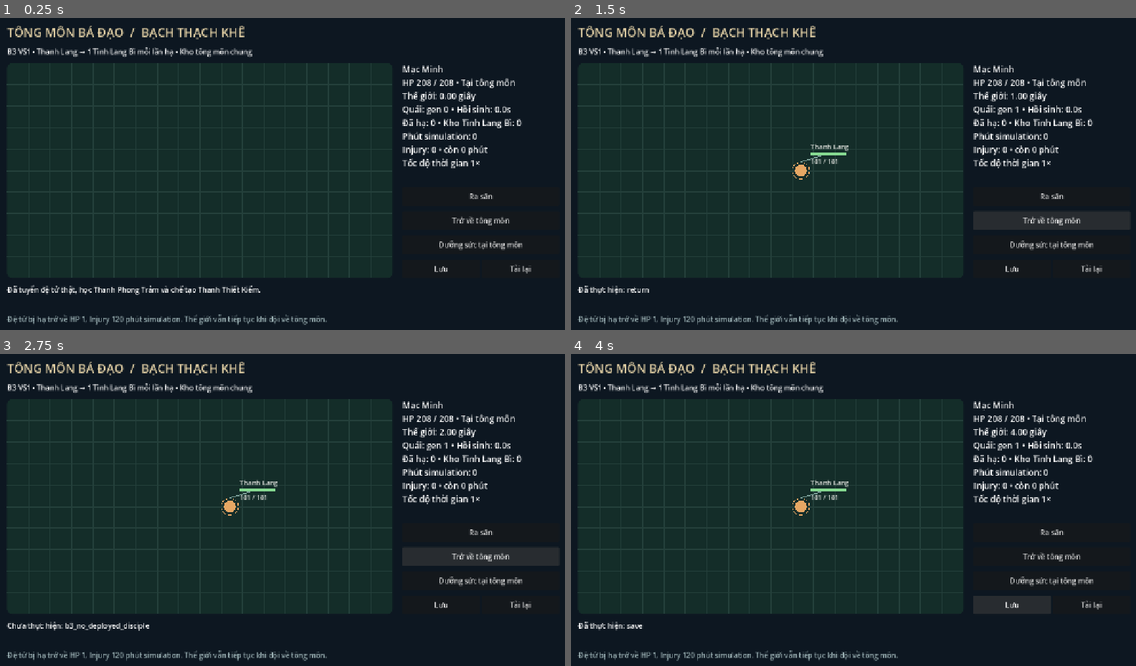
Above: before the commit, frames 1-4 (two rows, left to right).
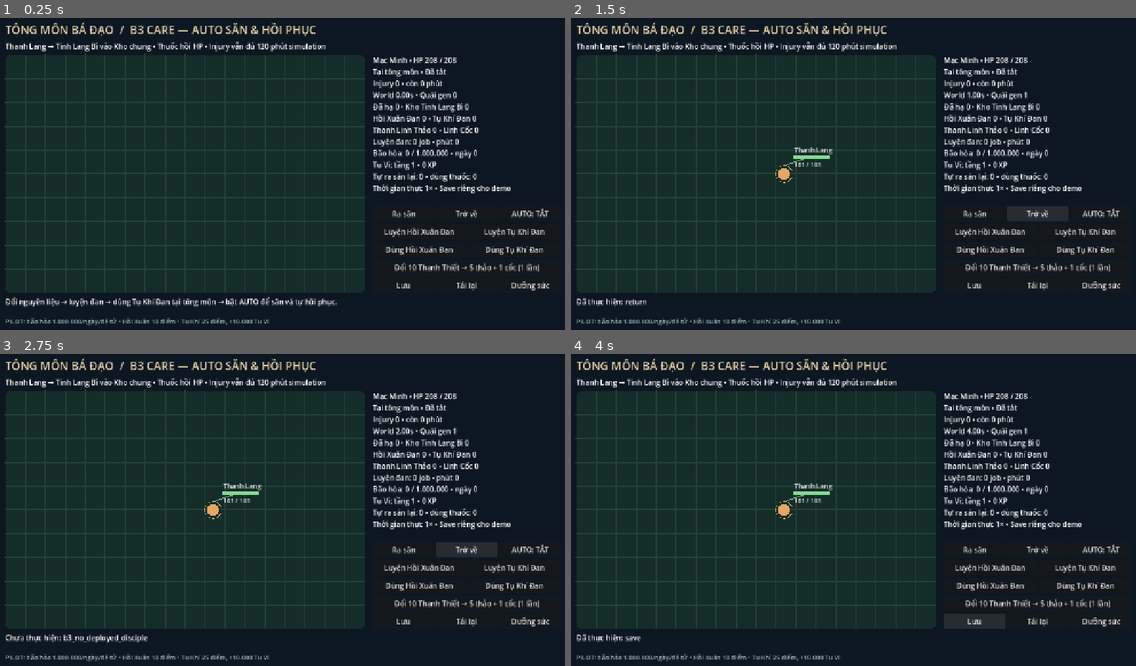
Above: after the commit, the same moments.

Repository: vuanhtuan161094-byte/TongMonBaDao
Game: Godot game, scene res://scenes/b3_playable_hunt.tscn
The game is run twice, just before and just after one commit, with the same random seed, the same clock (stepped at 60 frames per second) and the same inputs. This scene is started directly instead of the project's main scene.
Inputs (mouse positions are in pixels of both pictures, inside the frame that each line leads up to):
- Up to frame 1 (0.25 s): no input
- Up to frame 2 (1.5 s): click "Ra săn" at 0.5 s; click (1051, 220) at 1.25 s, where only the run before the commit has a clickable "Trở về tông môn"
- Up to frame 3 (2.75 s): click (468, 550) at 2 s, where only the run after the commit has a clickable "Trở về"
- Up to frame 4 (4 s): click (1051, 581) at 2.75 s, where only the run before the commit has a clickable "Dưỡng sức tại tông môn"; click "Lưu" at 3.5 s

The runs differ from the first frame. In frame 1, 10% of the frame differs, in the area x 0-98%, y 1-99%; in frame 2, 10%; in frame 3, 10%, in the area x 0-99%, y 1-99%; in frame 4, 10%.

Commit message:
Integrate B3 6/7: B3 CARE: playable AUTO and pill controls with recorded GUI acceptance loop [skip ci]
Source-commit: f14b01f4f08e69135a73817015238549be17606f
Source-parent: 088aaf1539f581e5a53093504b70c624cc53d25b
Source-bundle-SHA256: 7789a9fd916a61ec7238a6190c214b27563916b8d3e84a9a4bfccd33be13be8f

GitHub API replay preserves each source step and exact blobs. Original author/time/history remain in the verified full local bundle; this integration commit has its own SHA. No gameplay edit from the accepted source.

Diff:
--- a/godot/src/presentation/b3_playable_hunt.gd
+++ b/godot/src/presentation/b3_playable_hunt.gd
@@ -4,15 +4,17 @@
 var disciple_id: StringName
 var status: Label
 var facts: Label
+var auto_button: Button
 var arena: HuntView
 var message := ""
 var poll_elapsed := 0.0
-var proof_elapsed := 0.0
+var path := "user://b3_care_playable_demo.json"
 var proof_dir := ""
-var proof_start := 1800000000
+var proof_now := 1800000000
 var proof_stage := 0
+var proof_busy := false
 var proof_done := false
-var path := "user://b3_vs1_playable_demo.json"
+var proof_evidence: Dictionary = {"clock":"canonical injected acceptance interval; normal GUI is 1x"}
 
 class HuntView:
     extends Control
@@ -52,10 +54,8 @@
 
 func _ready() -> void:
     for arg in OS.get_cmdline_user_args():
-        if arg.begins_with("--b3-proof-dir="):
-            proof_dir = arg.trim_prefix("--b3-proof-dir=")
-    if not proof_dir.is_empty():
-        path = "user://b3_proof_%d.json" % Time.get_ticks_msec()
+        if arg.begins_with("--b3-proof-dir="): proof_dir = arg.trim_prefix("--b3-proof-dir=")
+    if not proof_dir.is_empty(): path = "user://b3_care_proof_%d.json" % Time.get_ticks_usec()
     _build_ui()
     var result := runtime.start(path,_now(),930211,10)
     if not result["ok"]:
@@ -66,11 +66,21 @@
     var setup := B3DemoSetup.prepare(runtime)
     if not setup["ok"]:
         message = str(setup)
-    else:
-        disciple_id = setup["disciple_id"]
-        message = "Đã tuyển đệ tử thật, học Thanh Phong Trảm và chế tạo Thanh Thiết Kiếm."
+        _refresh()
+        return
+    disciple_id = setup["disciple_id"]
+    var d: DiscipleState = runtime.state().disciples[disciple_id]
+    if runtime.state().sect.b3_hunt.is_empty() and d.current_action == &"HOLD":
+        WorkforceSystem.new().issue_command(runtime.state(),d.id,WorkforceSystem.COMMAND_HOLD,"",1000000)
+    message = "Đổi nguyên liệu → luyện đan → dùng Tụ Khí Đan tại tông môn → bật AUTO để săn và tự hồi phục."
     if not proof_dir.is_empty():
-        message = str(B3HuntWorld.begin(runtime.owner,disciple_id))
+        result = B3MedicalAutoplayV1.buy_demo_inputs(runtime.owner)
+        if result["ok"]: result = B3MedicalAutoplayV1.craft(runtime.owner,&"tu_khi_dan",1,disciple_id)
+        if not result["ok"]:
+            _proof_fail(result)
+            return
+        proof_evidence["tu_khi_job"] = result["job"]
+        proof_now += int(result["finish_tick"])*60
     _refresh()
 
 func _build_ui() -> void:
@@ -80,81 +90,104 @@
     add_child(bg)
     var margin := MarginContainer.new()
     margin.set_anchors_and_offsets_preset(Control.PRESET_FULL_RECT)
-    for side in ["left","top","right","bottom"]:
-        margin.add_theme_constant_override("margin_"+side,24)
+    for side in ["left","top","right","bottom"]: margin.add_theme_constant_override("margin_"+side,20)
     add_child(margin)
     var column := VBoxContainer.new()
-    column.add_theme_constant_override("separation",14)
+    column.add_theme_constant_override("separation",8)
     margin.add_child(column)
     var title := Label.new()
-    title.text = "TÔNG MÔN BÁ ĐẠO  /  BẠCH THẠCH KHÊ"
-    title.add_theme_font_size_override("font_size",27)
+    title.text = "TÔNG MÔN BÁ ĐẠO  /  B3 CARE — AUTO SĂN & HỒI PHỤC"
+    title.add_theme_font_size_override("font_size",25)
     title.add_theme_color_override("font_color",Color("e5d2a6"))
     column.add_child(title)
     var subtitle := Label.new()
-    subtitle.text = "B3 VS1 • Thanh Lang → 1 Tinh Lang Bì mỗi lần hạ • Kho tông môn chung"
+    subtitle.text = "Thanh Lang → Tinh Lang Bì vào Kho chung • Thuốc hồi HP • Injury vẫn đủ 120 phút simulation"
     column.add_child(subtitle)
     var row := HBoxContainer.new()
     row.size_flags_vertical = Control.SIZE_EXPAND_FILL
-    row.add_theme_constant_override("separation",22)
+    row.add_theme_constant_override("separation",18)
     column.add_child(row)
     arena = HuntView.new()
     arena.size_flags_horizontal = Control.SIZE_EXPAND_FILL
-    arena.custom_minimum_size = Vector2(700,390)
+    arena.custom_minimum_size = Vector2(640,350)
     row.add_child(arena)
     var side := VBoxContainer.new()
-    side.custom_minimum_size.x = 350
-    side.add_theme_constant_override("separation",12)
+    side.custom_minimum_size.x = 420
+    side.add_theme_constant_override("separation",6)
     row.add_child(side)
     facts = Label.new()
-    facts.add_theme_font_size_override("font_size",19)
+    facts.add_theme_font_size_override("font_size",16)
     facts.size_flags_vertical = Control.SIZE_EXPAND_FILL
     side.add_child(facts)
-    _button(side,"Ra săn",func(): _command("hunt"))
-    _button(side,"Trở về tông môn",func(): _command("return"))
-    _button(side,"Dưỡng sức tại tông môn",func(): _command("rest"))
+    var actions := HBoxContainer.new()
+    side.add_child(actions)
+    _button(actions,"Ra săn","hunt")
+    _button(actions,"Trở về","return")
+    auto_button = _button(actions,"AUTO: TẮT","auto")
+    var recipes := HBoxContainer.new()
+    side.add_child(recipes)
+    _button(recipes,"Luyện Hồi Xuân Đan","craft_heal")
+    _button(recipes,"Luyện Tụ Khí Đan","craft_tuvi")
+    var pills := HBoxContainer.new()
+    side.add_child(pills)
+    _button(pills,"Dùng Hồi Xuân Đan","heal")
+    _button(pills,"Dùng Tụ Khí Đan","tuvi")
+    _button(side,"Đổi 10 Thanh Thiết → 5 thảo + 1 cốc (1 lần)","inputs")
     var saves := HBoxContainer.new()
     side.add_child(saves)
-    _button(saves,"Lưu",func(): _command("save"))
-    _button(saves,"Tải lại",func(): _command("reload"))
+    _button(saves,"Lưu","save")
+    _button(saves,"Tải lại","reload")
+    _button(saves,"Dưỡng sức","rest")
     status = Label.new()
     status.autowrap_mode = TextServer.AUTOWRAP_WORD_SMART
-    status.custom_minimum_size.y = 52
+    status.custom_minimum_size.y = 38
     column.add_child(status)
     var footer := Label.new()
-    footer.text = "Đệ tử bị hạ trở về HP 1, Injury 120 phút simulation. Thế giới vẫn tiếp tục khi đội về tông môn."
+    footer.text = "PILOT: bão hòa 1.000.000/ngày/đệ tử • Hồi Xuân 10 điểm • Tụ Khí 25 điểm, +10.000 Tu Vi"
+    footer.add_theme_font_size_override("font_size",14)
     footer.add_theme_color_override("font_color",Color("9fb5b8"))
     column.add_child(footer)
 
-func _button(parent: Node, text: String, action: Callable) -> void:
+func _button(parent: Node, text: String, kind: String) -> Button:
     var button := Button.new()
     button.text = text
-    button.custom_minimum_size.y = 42
+    button.custom_minimum_size.y = 34
     button.size_flags_horizontal = Control.SIZE_EXPAND_FILL
-    button.pressed.connect(action)
+    button.pressed.connect(func(): _command(kind))
     parent.add_child(button)
+    return button
 
 func _now() -> int:
-    return int(Time.get_unix_time_from_system()) if proof_dir.is_empty() else proof_start+int(proof_elapsed*24.0)
+    return int(Time.get_unix_time_from_system()) if proof_dir.is_empty() else proof_now
 
 func _command(kind: String) -> void:
     if runtime.state() == null or disciple_id == &"": return
-    if ["hunt","return","rest"].has(kind):
-        var caught_up := runtime.poll(_now(),10)
-        if not caught_up["ok"] or (not runtime.state().sect.b3_hunt.is_empty() and runtime.state().runtime_unconsumed_wall_seconds >= 0.25):
-            message = "Đang xử lý thời gian offline; vui lòng chờ trước khi ra/về săn."
-            _refresh()
-            return
-    var result: Dictionary
+    var advanced := runtime.poll(_now(),10)
+    if not advanced["ok"] or not B3MedicalAutoplayV1.command_ready(runtime.owner):
+        message = "Đang xử lý offline hoặc chờ ghi save: "+str(advanced.get("reason","vui lòng chờ"))
+        _refresh()
+        return
+    var state := runtime.state()
+    var d: DiscipleState = state.disciples[disciple_id]
+    var result: Dictionary = {"ok":false}
     match kind:
         "hunt": result = B3HuntWorld.begin(runtime.owner,disciple_id)
         "return": result = B3HuntWorld.return_to_sect(runtime.owner)
+        "auto":
+            var enabled := bool(state.sect.b3_hunt.get("care",{}).get("auto_hunt",false))
+            result = B3HuntWorld.begin(runtime.owner,disciple_id) if state.sect.b3_hunt.is_empty() else {"ok":true}
+            if result["ok"]: result = B3MedicalAutoplayV1.configure(runtime.owner,disciple_id,not enabled)
+        "inputs": result = B3MedicalAutoplayV1.buy_demo_inputs(runtime.owner)
+        "craft_heal","craft_tuvi":
+            var hall := BuildingSystem.new().primary_building(state,BuildingSystem.TYPE_ALCHEMY_HALL)
+            var sequence := int(hall.production_state.get("b3_command",{}).get("sequence",0))+1 if hall != null else 1
+            result = B3MedicalAutoplayV1.craft(runtime.owner,&"hoi_xuan_dan" if kind == "craft_heal" else &"tu_khi_dan",sequence,disciple_id)
+        "heal","tuvi": result = B3MedicalAutoplayV1.use_pill(runtime.owner,disciple_id,&"hoi_xuan_dan" if kind == "heal" else &"tu_khi_dan",B3PillSatietyV1.next_sequence(d))
         "save": result = runtime.save(_now(),10)
         "rest":
-            var d: DiscipleState = runtime.state().disciples[disciple_id]
-            var ok := WorkforceSystem.new().issue_command(runtime.state(),disciple_id,WorkforceSystem.COMMAND_REST,"",1000000)
+            var ok := WorkforceSystem.new().issue_command(state,disciple_id,WorkforceSystem.COMMAND_REST,"",1000000)
             if ok: d.current_action = &"EVALUATE"
-            result = {"ok":ok}
+            result = B3MedicalAutoplayV1.commit_owner(runtime.owner) if ok else {"ok":false,"reason":"disciple_busy"}
         "reload":
             var reloaded := LiveGameRuntimeV2.new()
             result = reloaded.start(path,_now(),930211,10)
@@ -163,15 +196,15 @@
     _refresh()
 
 func _process(delta: float) -> void:
-    proof_elapsed += delta
     poll_elapsed += delta
     if runtime.state() == null or poll_elapsed < 0.25: return
     poll_elapsed = 0.0
+    if not proof_dir.is_empty():
+        if not proof_busy and not proof_done: _proof_step()
+        return
     var result := runtime.poll(_now(),10)
     if not result["ok"]: message = str(result)
     _refresh()
-    if not proof_dir.is_empty() and not proof_done:
-        _proof()
 
 func _refresh() -> void:
     status.text = message
@@ -183,9 +216,8 @@
     if d == null: return
     var w := state.sect.b3_hunt
     var time := 0.0
+    var paid := 0
     var generation := 0
-    var paid := 0
-    var respawn := 0.0
     if not w.is_empty():
         var restored := B3HuntWorld.restore(state)
         if restored["ok"]:
@@ -193,53 +225,114 @@
             time = arena.battle.now
             generation = int(w["slot"]["generation"])
             paid = int(w["slot"]["paid_generation"])
-            respawn = maxf(0.0,float(w["slot"]["due_at"])-time)
     arena.queue_redraw()
-    facts.text = "%s\nHP %.0f / %.0f • %s\nThế giới: %.2f giây\nQuái: gen %d • Hồi sinh: %.1fs\nĐã hạ: %d • Kho Tinh Lang Bì: %d\nPhút simulation: %d\nInjury: %d • còn %d phút\n%s" % [d.display_name,d.hp,d.max_hp,
-        "Đang săn" if not d.active_pve_encounter_id.is_empty() else "Tại tông môn",time,generation,respawn,paid,
-        WarehouseSystem.new().quantity(state,B3PilotContent.RESOURCE),state.tick,d.injury_level,maxi(0,d.injury_recover_at_tick-state.tick),
-        "Chế độ chứng minh • clock ×24" if not proof_dir.is_empty() else "Tốc độ thời gian 1×"]
-
-func _proof() -> void:
+    var care: Dictionary = w.get("care",{})
+    var wh := WarehouseSystem.new()
+    var hall := BuildingSystem.new().primary_building(state,BuildingSystem.TYPE_ALCHEMY_HALL)
+    var jobs := BuildingSystem.new().alchemy_jobs(state,hall).size() if hall != null else 0
+    auto_button.text = "AUTO: BẬT" if care.get("auto_hunt",false) else "AUTO: TẮT"
+    var labels := {"HUNTING":"Đang săn","INJURY_WAIT":"Chờ Injury hồi phục","PILL_RECOVERY":"Đã dùng thuốc hồi HP","REST_RECOVERY":"Đang nghỉ dưỡng","OFF":"Đã tắt","READY":"Sẵn sàng","MANUAL_PAUSE":"Tạm dừng khi trở về","BUSY":"Đang có công việc khác"}
+    var mode := str(care.get("status","OFF"))
+    var c: Dictionary = d.v2_realm_progress.get("cultivation",{})
+    facts.text = "%s • HP %.0f / %.0f\n%s • %s\nInjury %d • còn %d phút\nWorld %.2fs • Quái gen %d\nĐã hạ %d • Kho Tinh Lang Bì %d\nHồi Xuân Đan %d • Tụ Khí Đan %d\nThanh Linh Thảo %d • Linh Cốc %d\nLuyện đan: %d job • phút %d\nBão hòa: %d / 1.000.000 • ngày %d\nTu Vi: tầng %d • %.0f XP\nTự ra săn lại: %d • dùng thuốc: %d\n%s" % [d.display_name,d.hp,d.max_hp,
+        "Bạch Thạch Khê" if not d.active_pve_encounter_id.is_empty() else "Tại tông môn",labels.get(mode,mode),d.injury_level,maxi(0,d.injury_recover_at_tick-state.tick),time,generation,paid,wh.quantity(state,B3PilotContent.RESOURCE),wh.quantity(state,&"hoi_xuan_dan"),wh.quantity(state,&"tu_khi_dan"),wh.quantity(state,&"thanh_linh_thao"),wh.quantity(state,&"linh_coc"),jobs,state.tick,B3PillSatietyV1.spent_today(state,d),int(state.tick/1440),int(c.get("floor",0)),float(c.get("xp",0.0)),int(care.get("auto_deploys",0)),int(care.get("heals",0)),"Nghiệm thu: tăng tốc clock canonical" if not proof_dir.is_empty() else "Thời gian thực 1× • Save riêng cho demo"]
+
+func _proof_fail(result: Dictionary) -> void:
+    proof_done = true
+    set_process(false)
+    message = "Nghiệm thu thất bại: "+str(result)
+    push_error("B3 CARE GUI PROOF FAIL "+str(result))
+    _refresh()
+    get_tree().quit(1)
+
+func _capture(name: String) -> void:
+    _refresh()
+    await RenderingServer.frame_post_draw
+    get_viewport().get_texture().get_image().save_png(proof_dir.path_join(name+".png"))
+    DirAccess.copy_absolute(ProjectSettings.globalize_path(path),proof_dir.path_join(name+".json"))
+
+func _proof_step() -> void:
+    proof_busy = true
+    var result := runtime.poll(proof_now,10)
+    if not result["ok"]:
+        _proof_fail(result)
+        return
+    _refresh()
+    if runtime.state().runtime_unconsumed_wall_seconds >= 0.25:
+        proof_busy = false
+        return
     var state := runtime.state()
-    var w := state.sect.b3_hunt
-    if w.is_empty(): return
     var d: DiscipleState = state.disciples[disciple_id]
-    if proof_stage == 0 and arena.battle.now >= 120.0:
-        _command("save")
-        _command("reload")
-        _command("rest")
-        # Test-only injected wall interval; same persisted canonical clock.
-        proof_start += 120*60
-        proof_stage = 1
-    if proof_stage == 1 and state.runtime_unconsumed_wall_seconds < 0.25 and d.injury_level == 0 and d.hp >= d.max_hp:
-        WorkforceSystem.new().issue_command(state,disciple_id,WorkforceSystem.COMMAND_HOLD,"",1000000)
-        d.current_action = &"HOLD"
-        _command("hunt")
-        proof_stage = 2
-    elif proof_stage == 1:
-        WorkforceSystem.new().issue_command(state,disciple_id,WorkforceSystem.COMMAND_REST,"",1000000)
-        if not [&"EVALUATE",&"REST"].has(d.current_action): d.current_action = &"EVALUATE"
-        if state.runtime_unconsumed_wall_seconds < 0.25: proof_start += 60
-    if proof_stage == 2 and int(w["slot"]["paid_generation"]) >= 3:
-        proof_done = true
-        _capture_proof()
-
-func _capture_proof() -> void:
-    set_process(false)
-    message = "Đã chứng minh ≥3 kill thật, Kho thật, tải lại và hồi phục — cùng một thế giới."
-    _refresh()
-    await RenderingServer.frame_post_draw
-    var image := get_viewport().get_texture().get_image()
-    image.save_png(proof_dir.path_join("B3_PLAYABLE_DEMO.png"))
-    runtime.save(_now(),10)
-    var state := runtime.state()
-    var summary := {"world_id":state.sect.b3_hunt["world_id"],"seconds":arena.battle.now,
-        "kills":state.sect.b3_hunt["slot"]["paid_generation"],"warehouse_tinh_lang_bi":WarehouseSystem.new().quantity(state,B3PilotContent.RESOURCE),
-        "save_path":ProjectSettings.globalize_path(path),"invariants":state.validate_invariants()}
-    var file := FileAccess.open(proof_dir.path_join("B3_DEMO_RUN.json"),FileAccess.WRITE)
-    file.store_string(JSON.stringify(summary,"  "))
-    file.close()
-    print("B3 STANDALONE DEMO PROOF PASS ",JSON.stringify(summary))
-    await get_tree().create_timer(1.5).timeout
-    get_tree().quit()
+    match proof_stage:
+        0:
+            result = B3MedicalAutoplayV1.use_pill(runtime.owner,disciple_id,&"tu_khi_dan",1)
+            if result["ok"]:
+                proof_evidence["tuvi_receipt"] = result["receipt"]
+                result = B3MedicalAutoplayV1.craft(runtime.owner,&"hoi_xuan_dan",2,disciple_id)
+            if result["ok"]:
+                proof_evidence["hoi_xuan_job"] = result["job"]
+                proof_now = 1800000000+int(result["finish_tick"])*60
+                proof_stage = 1
+        1:
+            result = B3MedicalAutoplayV1.commit_owner(runtime.owner)
+            if result["ok"]:
+                message = "Đã luyện hai loại đan bằng nguyên liệu thật; Tụ Khí Đan đã tăng đúng 10.000 Tu Vi."
+                await _capture("CARE_01_ALCHEMY_TUVI")
+                result = B3HuntWorld.begin(runtime.owner,disciple_id)
+            if result["ok"]: result = B3MedicalAutoplayV1.configure(runtime.owner,disciple_id,true)
+            if result["ok"]:
+                proof_evidence["world_id"] = state.sect.b3_hunt["world_id"]
+                proof_now += 15
+                proof_stage = 2
+        2:
+            if d.injury_level == 0:
+                proof_now += 15
+            else:
+                proof_evidence["defeat"] = state.sect.b3_hunt["last_return"].duplicate(true)
+                proof_evidence["recover_tick"] = d.injury_recover_at_tick
+                proof_evidence["kills_before_recovery"] = state.sect.b3_hunt["slot"]["paid_generation"]
+                message = "Combat V2 đã hạ đệ tử; AUTO dùng thuốc/nghỉ dưỡng, Injury giữ nguyên đủ 120 phút."
+                await _capture("CARE_02_DEFEAT_RECOVERY")
+                proof_now = 1800000000+(state.tick+40)*60
+                proof_stage = 3
+        3:
+            var reloaded := LiveGameRuntimeV2.new()
+            var old_sequence := B3PillSatietyV1.next_sequence(d)
+            result = reloaded.start(path,proof_now,930211,10)
+            if result["ok"]:
+                runtime = reloaded
+                proof_evidence["mid_injury_reload"] = {"tick":runtime.state().tick,"same_sequence":old_sequence == B3PillSatietyV1.next_sequence(runtime.state().disciples[disciple_id]),"same_world":str(runtime.state().sect.b3_hunt["world_id"]) == str(proof_evidence["world_id"])}
+                proof_now = 1800000000+(int(proof_evidence["recover_tick"])-1)*60
+                proof_stage = 4
+        4:
+            if d.injury_level != 1 or not str(state.sect.b3_hunt["member"]).is_empty():
+                result = {"ok":false,"reason":"early_redeployment"}
+            else:
+                proof_evidence["tick119"] = {"tick":state.tick,"injury":d.injury_level,"member":state.sect.b3_hunt["member"]}
+                proof_now += 60
+                proof_stage = 5
+        5:
+            if d.injury_level != 0 or str(state.sect.b3_hunt["member"]) != str(d.id):
+                result = {"ok":false,"reason":"auto_redeployment_missing","care":state.sect.b3_hunt["care"]}
+            else:
+                proof_evidence["tick120"] = {"tick":state.tick,"injury":d.injury_level,"member":state.sect.b3_hunt["member"],"hp":d.hp,"max_hp":d.max_hp}
+                proof_now += 15
+                proof_stage = 6
+        6:
+            if int(state.sect.b3_hunt["slot"]["paid_generation"]) < int(proof_evidence["kills_before_recovery"])+2:
+                proof_now += 15
+            else:
+                proof_done = true
+                set_process(false)
+                result = runtime.save(proof_now,10)
+                if result["ok"]:
+                    message = "PASS: luyện đan thật → săn → bị hạ → tự hồi phục → cùng world → thêm 2 kill và chiến lợi phẩm vào Kho."
+                    await _capture("CARE_03_AUTO_RETURN_HUNT")
+                    proof_evidence["final"] = {"tick":state.tick,"same_world":str(state.sect.b3_hunt["world_id"]) == str(proof_evidence["world_id"]),"kills":state.sect.b3_hunt["slot"]["paid_generation"],"warehouse_tinh_lang_bi":WarehouseSystem.new().quantity(state,B3PilotContent.RESOURCE),"care":state.sect.b3_hunt["care"],"satiety":d.b3_pill_state,"invariants":state.validate_invariants(),"save_path":ProjectSettings.globalize_path(path)}
+                    var file := FileAccess.open(proof_dir.path_join("B3_CARE_DEMO_RUN.json"),FileAccess.WRITE)
+                    file.store_string(JSON.stringify(proof_evidence,"  ")); file.close()
+                    print("B3 CARE GUI PLAYABLE PROOF PASS ",JSON.stringify(proof_evidence))
+                    await get_tree().create_timer(1.0).timeout
+                    get_tree().quit(0)
+    if not result["ok"]: _proof_fail(result)
+    proof_busy = false
